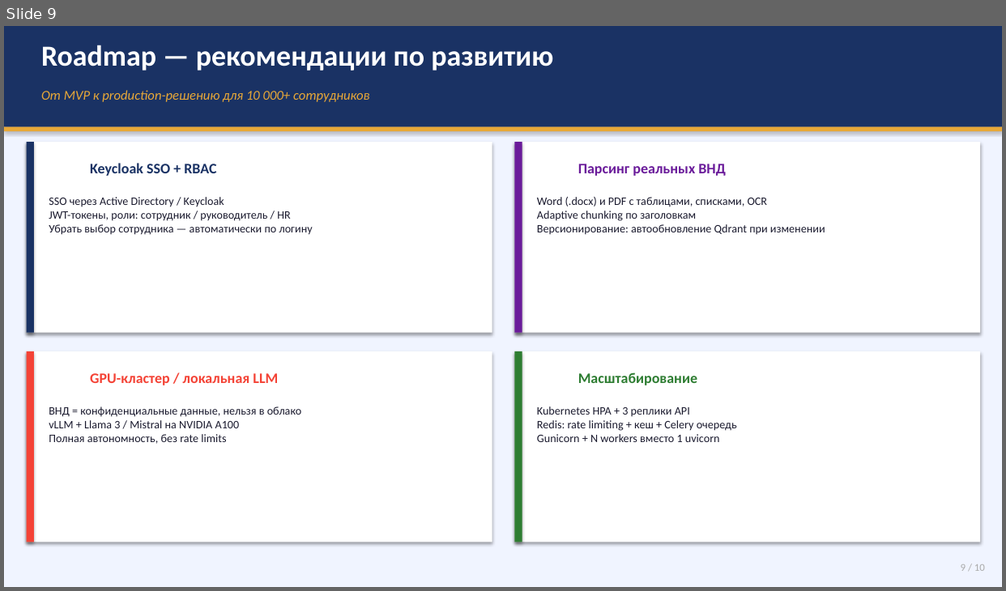
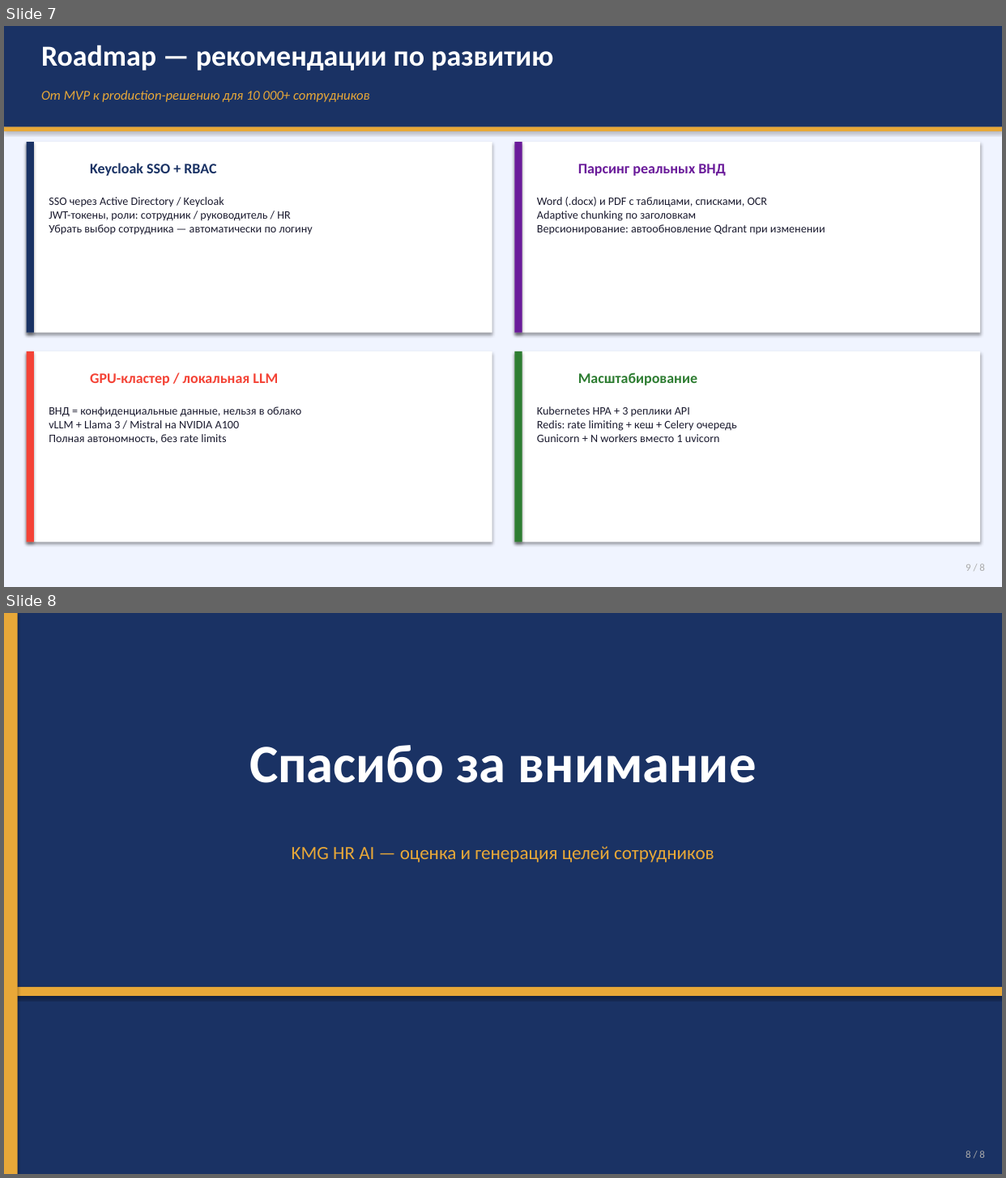
Before and after one commit to Islambek201632838/kmg-hr, a slide deck: KMG_HR_AI_Presentation.pptx. Shown one above the other, each under a label of ours: slide 9 before the commit, slides 7 and 8 after it. The pictures are 1006x591 and 1006x1178 pixels, drawn with LibreOffice and Linux fonts; fonts in the diff are those of the drawing. Boxes give left, top, right and bottom in pixels: in the first picture for what was removed or moved away, otherwise in the second. Text is boxed around its words. In the diff, an @@ line names an element or a change of style, - is before the commit and + after.

```diff
--- a/KMG_HR_AI_Presentation.pptx
+++ b/KMG_HR_AI_Presentation.pptx
@@ slide 8 added at <box>4,613,1002,1174</box>, background #FFFFFF @@
@@ rectangle added at <box>4,613,1002,1174</box>, fill #1A3264 @@
@@ rectangle added at <box>4,613,18,1174</box>, fill #E8A838 @@
@@ text added at <box>249,745,756,783</box>, 52 pt, text #FFFFFF, bold @@
+Спасибо за внимание
@@ text added at <box>292,846,714,862</box>, 18 pt, text #E8A838 @@
+KMG HR AI — оценка и генерация целей сотрудников
@@ rectangle added at <box>4,987,1002,996</box>, fill #E8A838 @@
@@ text added at <box>965,1151,984,1158</box>, 10 pt, text #AAAAAA @@
+8 / 8
@@ what was slide 9 is now slide 7 @@
@@ slide 7 changed as well @@
@@ text at <box>965,564,984,571</box>: text changed @@
-9 / 10
+9 / 8
```
Also in this commit, not shown: 6 other slides changed, 3 slides removed, 2 other files.
